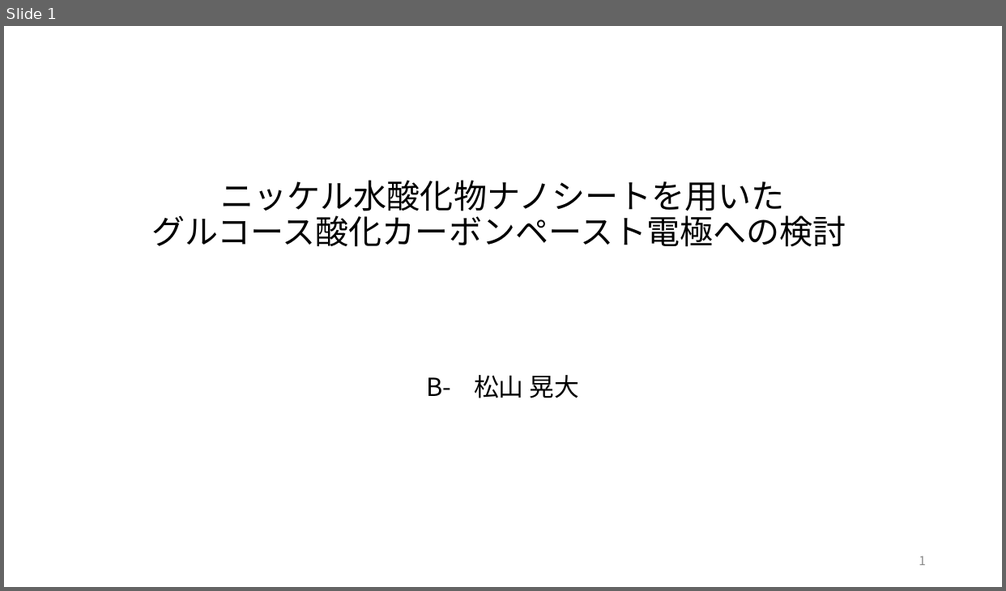
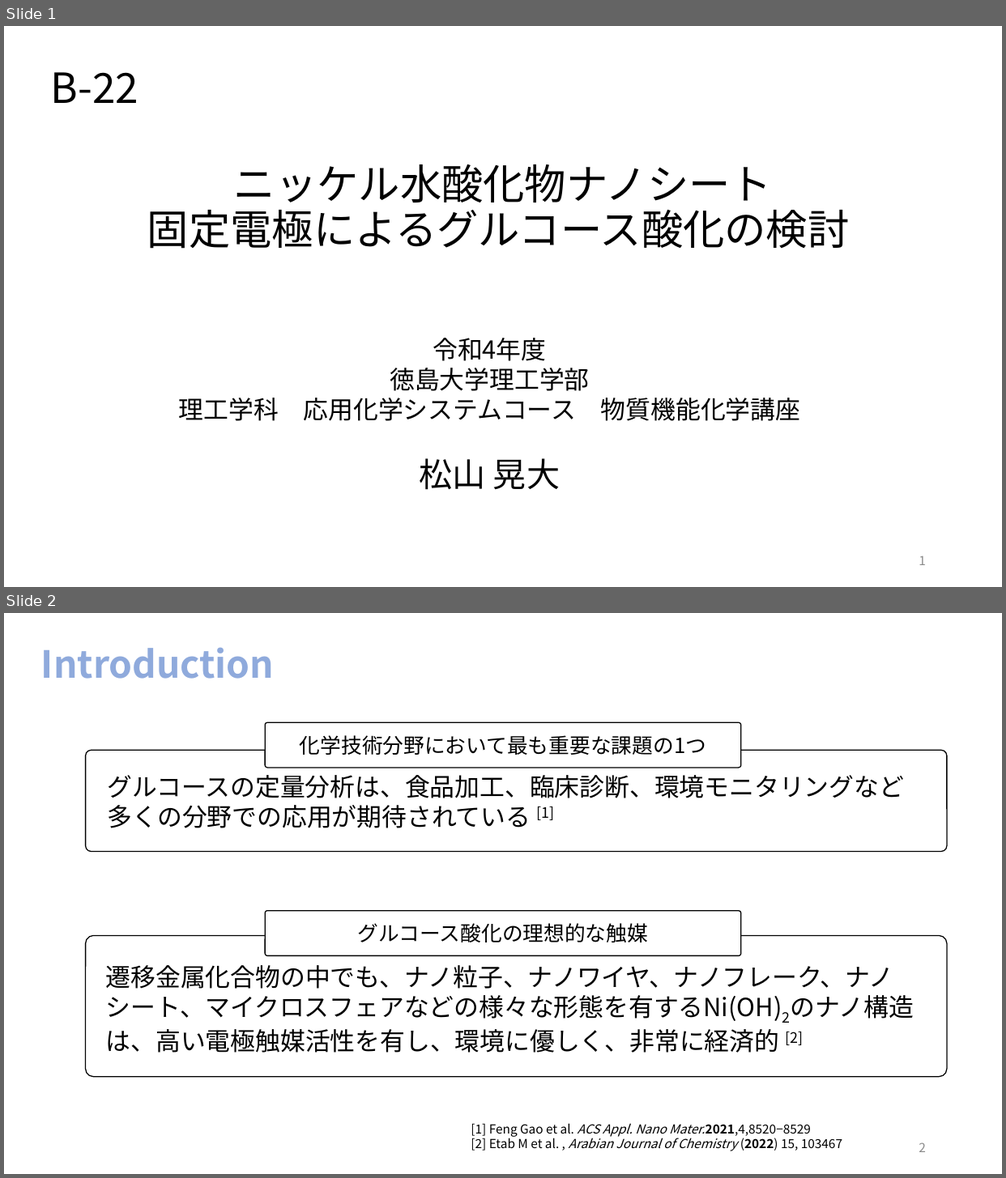
Before and after one commit to akidon0000/graduation-thesis, a slide deck: 卒論スライド 松山晃大.pptx. Shown one above the other, each under a label of ours: slide 1 before the commit, slides 1 and 2 after it. The pictures are 1006x591 and 1006x1178 pixels, drawn with LibreOffice and Linux fonts; fonts in the diff are those of the drawing. Boxes give left, top, right and bottom in pixels: in the first picture for what was removed or moved away, otherwise in the second. Text is boxed around its words. In the diff, an @@ line names an element or a change of style, - is before the commit and + after.

```diff
--- a/卒論スライド 松山晃大.pptx
+++ b/卒論スライド 松山晃大.pptx
@@ slide 2 added at (x1=4, y1=613, x2=1002, y2=1174), background #FFFFFF @@
@@ title added at (x1=41, y1=647, x2=275, y2=679), 36 pt, text #8FAADC, bold @@
+Introduction
@@ rounded rectangle added at (x1=266, y1=722, x2=741, y2=767), fill #FFFFFF, outline #000000 1 pt, 20 pt, text #000000 @@
+化学技術分野において最も重要な課題の1つ
@@ rounded rectangle added at (x1=86, y1=750, x2=948, y2=851), outline #000000 1 pt @@
@@ text added at (x1=108, y1=775, x2=904, y2=828), 24 pt, text #000000 @@
+グルコースの定量分析は、食品加工、臨床診断、環境モニタリングなど多くの分野での応用が期待されている [1]
@@ rounded rectangle added at (x1=266, y1=911, x2=741, y2=956), fill #FFFFFF, outline #000000 1 pt, 20 pt, text #000000 @@
+グルコース酸化の理想的な触媒
@@ rounded rectangle added at (x1=86, y1=935, x2=948, y2=1077), outline #000000 1 pt @@
@@ text added at (x1=106, y1=965, x2=893, y2=1053), 24 pt, text #000000 @@
+遷移金属化合物の中でも、ナノ粒子、ナノワイヤ、ナノフレーク、ナノシート、マイクロスフェアなどの様々な形態を有するNi(OH)2のナノ構造は、高い電極触媒活性を有し、環境に優しく、非常に経済的 [2]
@@ text added at (x1=471, y1=1123, x2=842, y2=1152), 12 pt, text #000000 @@
+[1] Feng Gao et al. ACS Appl. Nano Mater.2021,4,8520−8529
+[2] Etab M et al. , Arabian Journal of Chemistry (2022) 15, 103467
@@ page number added at (x1=918, y1=1143, x2=926, y2=1152), 12 pt, text #8C8C8C @@
+2
@@ slide 1 changed as well @@
@@ text added at (x1=51, y1=72, x2=138, y2=103), 40 pt, text #000000 @@
+B-22
@@ title at (x1=147, y1=165, x2=850, y2=249): text changed; size 32 to 40 pt @@
-ニッケル水酸化物ナノシートを用いた
-グルコース酸化カーボンペースト電極への検討
+ニッケル水酸化物ナノシート
+固定電極によるグルコース酸化の検討
@@ text added at (x1=179, y1=338, x2=800, y2=490), 24 pt, text #000000 @@
+令和4年度
+徳島大学理工学部
+理工学科 応用化学システムコース 物質機能化学講座
+松山 晃大
@@ subtitle removed at (x1=427, y1=375, x2=580, y2=399) @@
-B- 松山 晃大
```
Also in this commit, not shown: 4 other slides changed, 7 other slides added, 2 slides removed, 5 other files.
